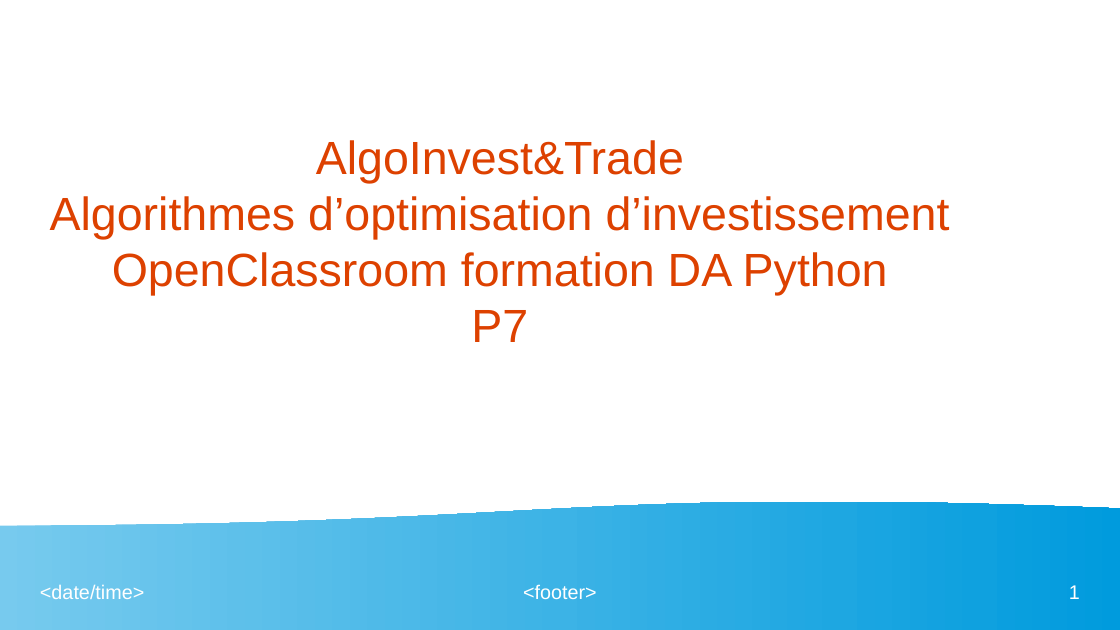
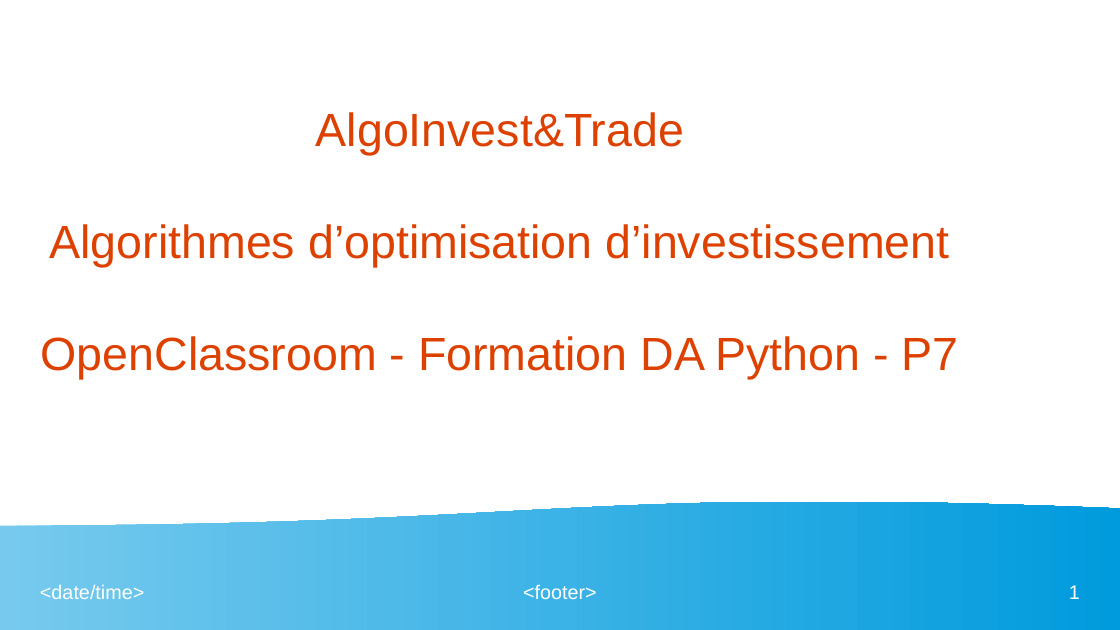
Before and after one commit to YoannDeb/AlgoInvest, a slide deck: slide 1 of Docs/Présentation.odp. Drawn at 1120x630 pixels with LibreOffice and Linux fonts; fonts in the diff are those of the drawing. Boxes give left, top, right and bottom in pixels: in the first picture for what was removed or moved away, otherwise in the second. Text is boxed around its words. In the diff, an @@ line names an element or a change of style, - is before the commit and + after.

```diff
--- a/Docs/Présentation.odp
+++ b/Docs/Présentation.odp
@@ title at (41, 112, 959, 379): text changed @@
-AlgoInvest&Trade
-Algorithmes d’optimisation d’investissement
-OpenClassroom formation DA Python
-P7
+AlgoInvest&Trade
+Algorithmes d’optimisation d’investissement
+OpenClassroom - Formation DA Python - P7
```
Also in this commit, not shown: 4 other slides changed.
